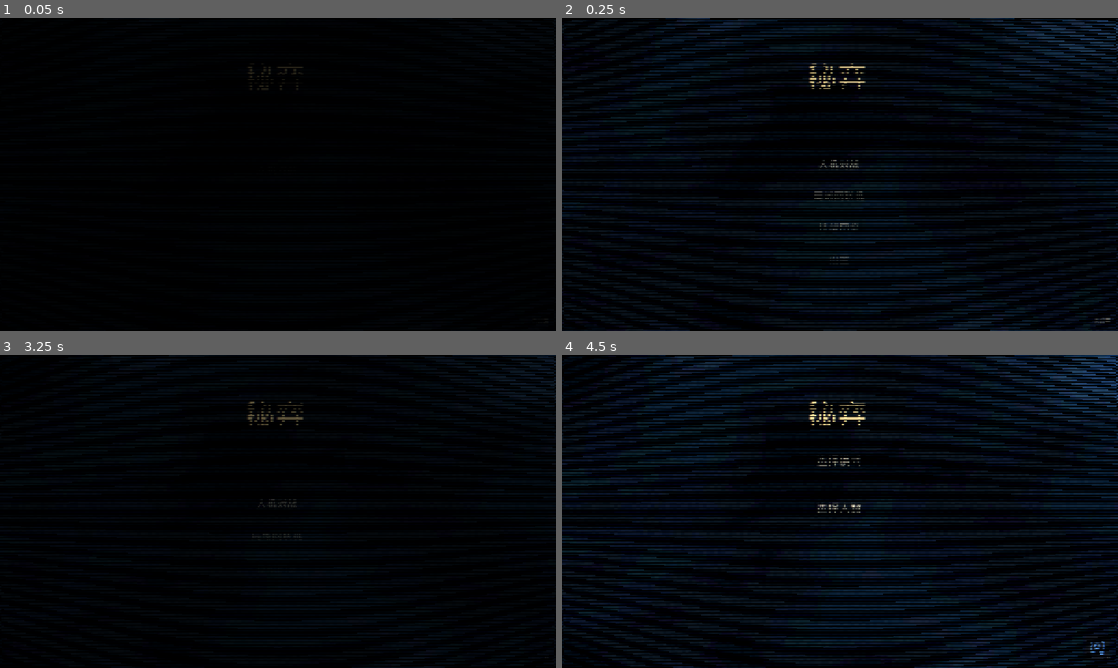
Above: before the commit, frames 1-4 (two rows, left to right).
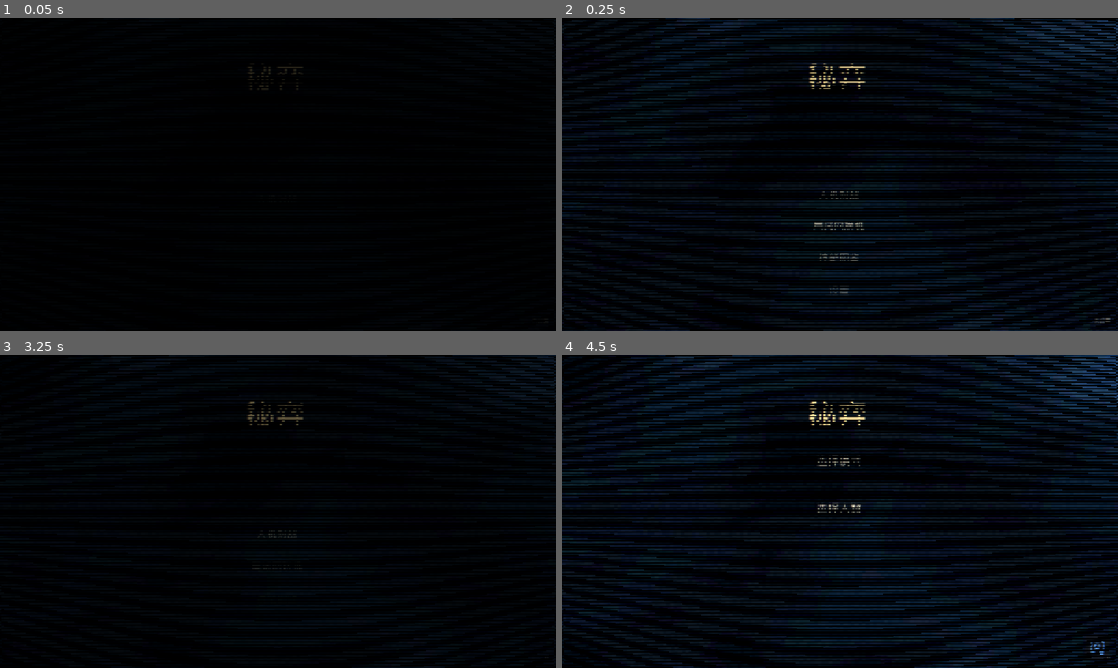
Above: after the commit, the same moments.

Repository: Lurongshika/ChessGame
Game: Godot game, scene res://scenes/main.tscn
Two runs of this game, one before a commit and one after it. Both use one fixed random seed, a clock stepped at 60 frames per second and the inputs below.
Inputs (mouse positions are in pixels of both pictures, inside the frame that each line leads up to):
- Up to frame 1 (0.05 s): no input
- Up to frame 2 (0.25 s): no input
- Up to frame 3 (3.25 s): click "人机对战" at 0.5 s; click (539, 649) at 1.27 s; click (300, 558) at 2.02 s; type "12" at 2.1 s; click "保存" at 2.75 s
- Up to frame 4 (4.5 s): click "局域网联机" at 3.5 s; click "创建在线对战" at 4.25 s

The runs differ from the first frame. In frame 2, 0.3% of the frame differs, in the area x 45-55%, y 45-88%; in frame 3, less than 0.1%; in frame 4, nothing differs.

Commit message:
修复断线重连跨场景RPC报错:重连客户端直接进game场景并持久化连接信息

Diff:
--- a/global.gd
+++ b/global.gd
@@ -14,6 +14,11 @@
 var lobby_players := {}     # 对局:side -> {name, avatar_data, color} 四方玩家信息(大厅传入)
 var game_rules := {}        # 自定义对局规则(大厅选项): win_mode/king_down/promotion/kill_count
 var from_lobby := false     # 是否从等候大厅进入对局(复用大厅连接)
+var reconnect_mode := false # 断线重连:客户端直接进 game 场景重连(跳过 Lobby,避免跨场景 RPC 路径错误)
+
+# 断线重连信息(user://reconnect.json):进程重启后主菜单检测,提供"重连对局"入口
+const RECONNECT_PATH := "user://reconnect.json"
+var reconnect_info := {}    # {ip, port, mode, standard}
 
 # 设置(用户可调,持久化到 user://settings.json)
 const SETTINGS_PATH := "user://settings.json"
@@ -337,6 +342,49 @@
 	_fade_target = 1.0
 
 
+# 记录断线重连信息(客户端进入联机对局时写入;正常结束/返回菜单时清除)
+func save_reconnect_info() -> void:
+	var f := FileAccess.open(RECONNECT_PATH, FileAccess.WRITE)
+	if f == null:
+		return
+	f.store_string(JSON.stringify({
+		"ip": server_ip,
+		"port": port,
+		"mode": game_mode,
+		"standard": standard_mode,
+	}))
+	f.close()
+
+
+# 清除断线重连信息(对局正常结束/退出时)
+func clear_reconnect_info() -> void:
+	if FileAccess.file_exists(RECONNECT_PATH):
+		DirAccess.remove_absolute(RECONNECT_PATH)
+
+
+# 是否存在可重连的对局(主菜单显示"重连对局"按钮)
+func has_reconnect() -> bool:
+	return FileAccess.file_exists(RECONNECT_PATH)
+
+
+# 读取重连信息并设置到 Global(供 game 场景重连)
+func load_reconnect_info() -> bool:
+	if not FileAccess.file_exists(RECONNECT_PATH):
+		return false
+	var f := FileAccess.open(RECONNECT_PATH, FileAccess.READ)
+	if f == null:
+		return false
+	var data: Variant = JSON.parse_string(f.get_as_text())
+	if not (data is Dictionary):
+		return false
+	reconnect_info = data
+	server_ip = str(data.get("ip", ""))
+	port = int(data.get("port", 7777))
+	game_mode = str(data.get("mode", "four"))
+	standard_mode = bool(data.get("standard", false))
+	return true
+
+
 # 解析命令行参数(用于自动化测试):--net=host/client --ip=192.168.x.x --port=7777 --mode=pvp/ai --slot=1 --pool=normal/advanced
 func _parse_cmdline_args() -> void:
 	for arg in OS.get_cmdline_user_args():
--- a/scripts/game.gd
+++ b/scripts/game.gd
@@ -199,13 +199,20 @@
 	if four_mode:
 		# 联机四人:每个进程各控一方(不强制 local),side 由大厅分配
 		if Global.from_lobby:
-			my_side4 = _find_my_side4()
-			if my_side4 >= 0:
-				own_side = my_side4
-			if net_role == "host":
-				_build_four_side_map()
-			# 本机视角旋转:自己的半场朝下(红不转/黑180°/绿90°CW/蓝270°CW)
-			_view_rot4 = {0: 0, 1: 1, 2: 2, 3: 3}.get(my_side4, 0)
+			if Global.reconnect_mode:
+				# 断线重连:跳过席位自查(进程重启无 lobby_players),等主机 sync_state4 告知 side
+				net_role = "client"
+			else:
+				my_side4 = _find_my_side4()
+				if my_side4 >= 0:
+					own_side = my_side4
+				if net_role == "host":
+					_build_four_side_map()
+				# 本机视角旋转:自己的半场朝下(红不转/黑180°/绿90°CW/蓝270°CW)
+				_view_rot4 = {0: 0, 1: 1, 2: 2, 3: 3}.get(my_side4, 0)
+				# 客户端:持久化重连信息(进程崩溃重启后可一键重连)
+				if net_role == "client":
+					Global.save_reconnect_info()
 		else:
 			net_role = "local"
 	if four_mode:
@@ -226,6 +233,17 @@
 		winner4 = -1
 		selected4 = Vector2i(-1, -1)
 		moves4 = []
+		if Global.reconnect_mode:
+			# 断线重连:进程重启后直接重连主机,等待分配席位并回传状态(跳过 Lobby 避免跨场景 RPC 路径错误)
+			net_role = "client"
+			_reconnecting = true
+			net_wait_label = _make_label("正在重连对局...", 26, Color(0.95, 0.85, 0.6))
+			net_wait_label.position = Vector2(0, 200)
+			net_wait_label.size = Vector2(1280, 120)
+			net_wait_label.horizontal_alignment = HORIZONTAL_ALIGNMENT_CENTER
+			ui.add_child(net_wait_label)
+			_setup_client()
+			return
 		if Global.from_lobby and net_role != "local":
 			_from_lobby_start4()
 		elif Global.standard_mode:
@@ -543,7 +561,10 @@
 	_build_record_panel()
 	# 返回菜单按钮
 	var quit_btn := _make_button("返回菜单", Vector2(1280 - 224 - 12, 720 - 44 - 12), Vector2(224, 44))
-	quit_btn.pressed.connect(func(): Global.change_scene_with_fade("res://scenes/main.tscn"))
+	quit_btn.pressed.connect(func():
+		Global.clear_reconnect_info()
+		Global.change_scene_with_fade("res://scenes/main.tscn")
+	)
 	ui.add_child(quit_btn)
 
 
@@ -1179,19 +1200,25 @@
 		_four_ready_done[pid] = true
 		# 把重连 pid 关联到空缺席位(若无空缺则匹配原 pid)
 		var assigned := false
+		var assign_side := -1
 		for side in _four_side_absent:
 			if _four_side_absent[side]:
 				four_side_to_peer[side] = pid
 				_four_side_absent[side] = false
 				assigned = true
+				assign_side = side
 				print("NET4: client RECONNECT pid=", pid, " -> side ", side)
 				break
 		if not assigned:
 			for side in four_side_to_peer:
 				if int(Global.lobby_players.get(side, {}).get("pid", -1)) == pid:
+					assign_side = side
 					print("NET4: client RECONNECT same pid=", pid, " side=", side)
 					break
-		sync_state4.rpc_id(pid, _state_to_data4())
+		# 重连客户端进程重启后没有 lobby_players,必须告知其 side
+		var data := _state_to_data4()
+		data["my_side4"] = assign_side
+		sync_state4.rpc_id(pid, data)
 		return
 	if _four_ready_done.has(pid):
 		return
@@ -3393,6 +3420,7 @@
 	result_root.add_child(title)
 	var again := _make_button("再来一局(重新抽卡)", Vector2(540, 240), Vector2(200, 52))
 	again.pressed.connect(func():
+		Global.clear_reconnect_info()
 		if net_role == "local":
 			get_tree().reload_current_scene()
 		else:
@@ -3407,6 +3435,7 @@
 		result_root.add_child(replay_btn)
 	var menu := _make_button("返回菜单", Vector2(540, 380), Vector2(200, 52))
 	menu.pressed.connect(func():
+		Global.clear_reconnect_info()
 		if Global.demo_perk != "":
 			Global.demo_perk = ""
 			Global.change_scene_with_fade("res://scenes/manual.tscn")
@@ -5266,6 +5295,18 @@
 @rpc("authority", "reliable")
 func sync_state4(data: Dictionary) -> void:
 	_apply_state_data4(data)
+	# 重连:主机告知本进程的 side(进程重启后 lobby_players 为空,无法自查)
+	if Global.reconnect_mode and data.has("my_side4"):
+		var side := int(data["my_side4"])
+		if side >= 0:
+			my_side4 = side
+			own_side = side
+			_view_rot4 = {0: 0, 1: 1, 2: 2, 3: 3}.get(side, 0)
+			Global.reconnect_mode = false
+			if net_wait_label != null:
+				net_wait_label.queue_free()
+				net_wait_label = null
+			queue_redraw()
 
 
 # 客户端 → 主机:请求走子(四人)
--- a/scripts/main_menu.gd
+++ b/scripts/main_menu.gd
@@ -13,34 +13,41 @@
 	title.horizontal_alignment = HORIZONTAL_ALIGNMENT_CENTER
 	add_child(title)
 
+	# 重连对局(断线后进程重启:直接进 game 场景重连,跳过 Lobby 避免跨场景 RPC 路径错误)
+	if Global.has_reconnect():
+		var btn1 := _button("重连对局", Vector2(540, 240))
+		btn1.pressed.connect(_do_reconnect)
+		add_child(btn1)
+		menu_btns.append(btn1)
+
 	# 继续对局(有存档时显示)
 	if _has_any_save():
-		var btn0 := _button("继续对局", Vector2(540, 240))
+		var btn0 := _button("继续对局", Vector2(540, 310))
 		btn0.pressed.connect(func(): Global.change_scene_with_fade("res://scenes/slots.tscn"))
 		add_child(btn0)
 		menu_btns.append(btn0)
 
-	var btn2 := _button("人机对战", Vector2(540, 310))
+	var btn2 := _button("人机对战", Vector2(540, 380))
 	btn2.pressed.connect(_show_ai_options)
 	add_child(btn2)
 	menu_btns.append(btn2)
 
-	var btn3 := _button("局域网联机", Vector2(540, 380))
+	var btn3 := _button("局域网联机", Vector2(540, 450))
 	btn3.pressed.connect(_show_net_options)
 	add_child(btn3)
 	menu_btns.append(btn3)
 
-	var btn4 := _button("技能图鉴", Vector2(540, 450))
+	var btn4 := _button("技能图鉴", Vector2(540, 520))
 	btn4.pressed.connect(func(): Global.change_scene_with_fade("res://scenes/manual.tscn"))
 	add_child(btn4)
 	menu_btns.append(btn4)
 
-	var btn5 := _button("设置", Vector2(540, 520))
+	var btn5 := _button("设置", Vector2(540, 590))
 	btn5.pressed.connect(_show_settings)
 	add_child(btn5)
 	menu_btns.append(btn5)
 
-	var btn6 := _button("退出游戏", Vector2(540, 590))
+	var btn6 := _button("退出游戏", Vector2(540, 660))
 	btn6.pressed.connect(func(): get_tree().quit())
 	add_child(btn6)
 	menu_btns.append(btn6)
@@ -460,6 +467,17 @@
 	Global.change_scene_with_fade("res://scenes/game.tscn")
 
 
+# 断线重连:读取持久化连接信息,直接进 game 场景(客户端),跳过 Lobby
+func _do_reconnect() -> void:
+	if not Global.load_reconnect_info():
+		Global.clear_reconnect_info()
+		return
+	Global.net_role = "client"
+	Global.reconnect_mode = true
+	Global.from_lobby = true
+	Global.change_scene_with_fade("res://scenes/game.tscn")
+
+
 func _has_any_save() -> bool:
 	for i in range(1, 4):
 		if FileAccess.file_exists("user://savegame_%d.json" % i):
